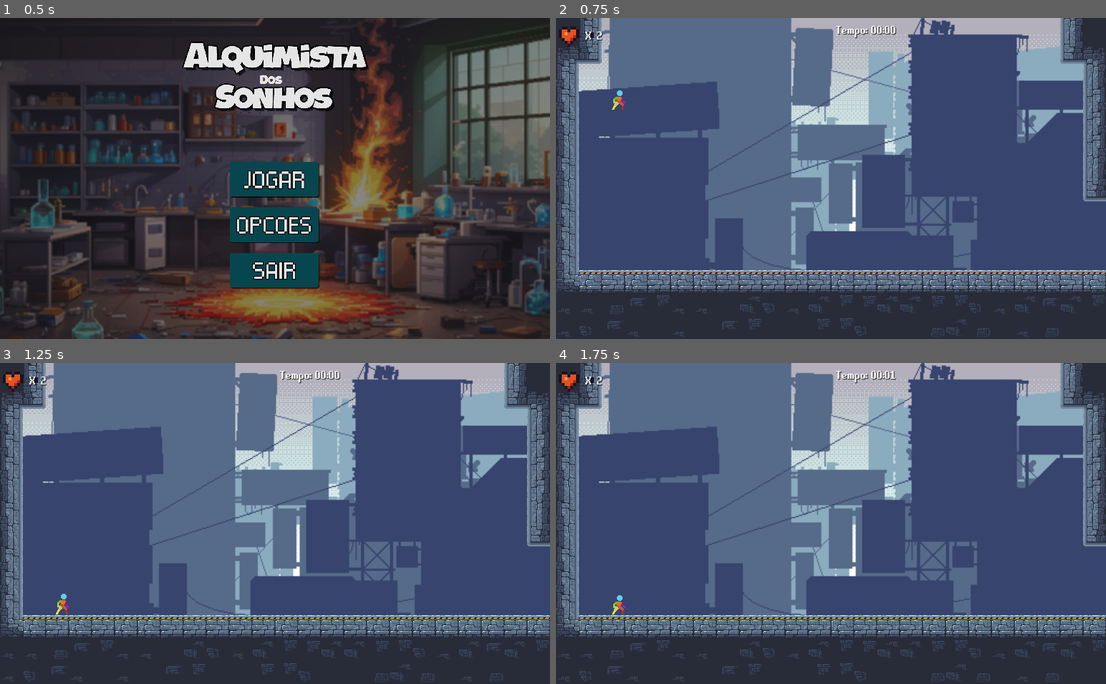
Above: before the commit, frames 1-4 (two rows, left to right).
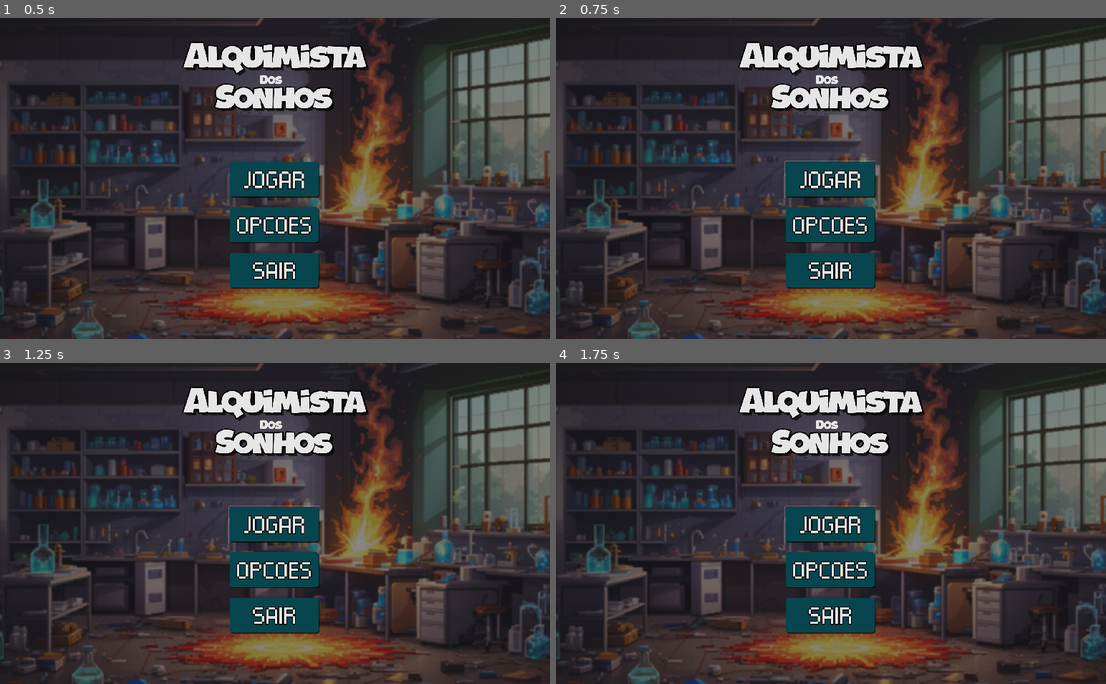
Above: after the commit, the same moments.

Repository: Eduardo-Pyment/Alquimista_dos_Sonhos-A_ultima_semente
Game: Godot game, scene res://Menus/MenuPrincipal/menu_principal.tscn
Same seed, same stepped clock (60 frames per second), same inputs: the game is played once before the commit and once after it. This scene is started directly instead of the project's main scene.
Inputs (mouse positions are in pixels of both pictures, inside the frame that each line leads up to):
- Up to frame 1 (0.5 s): no input
- Up to frame 2 (0.75 s): click (831, 178) at 0.5 s
- Up to frame 3 (1.25 s): no input
- Up to frame 4 (1.75 s): click (831, 523) at 1.27 s

Frame 1 is identical in both runs. In frame 2, 93% of the frame differs, in the area x 0-100%, y 0-100%; in frame 3, 93%; in frame 4, 93%.

Commit message:
Hierarquia de arquivos reorganizada

Diff:
--- a/Scenes/level1.tscn
+++ b/Fases/fase_1.tscn
@@ -1,29 +1,29 @@
 [gd_scene load_steps=37 format=3 uid="uid://cnheov3f87dsx"]
 
-[ext_resource type="Texture2D" uid="uid://s6sm1dwswbei" path="res://Assets/Textures/Tiles/level_tileset.png" id="1_521p8"]
-[ext_resource type="Texture2D" uid="uid://h8pmsdo7vejn" path="res://Assets/Textures/Tiles/Tileset.png" id="2_ls6pi"]
-[ext_resource type="PackedScene" uid="uid://dc2epskdddoys" path="res://Scenes/player.tscn" id="3_45bo3"]
-[ext_resource type="Script" path="res://Scripts/ParallaxBackground.gd" id="5_o41q3"]
-[ext_resource type="Texture2D" uid="uid://diawbnsbkshpp" path="res://Assets/Textures/Background/CityDay/1.png" id="6_72cee"]
-[ext_resource type="Texture2D" uid="uid://dtc8xburpks" path="res://Assets/Textures/Background/CityDay/2.png" id="7_km6va"]
-[ext_resource type="Texture2D" uid="uid://coy7tq2bvgjin" path="res://Assets/Textures/Background/CityDay/3.png" id="8_bxmqk"]
-[ext_resource type="Texture2D" uid="uid://g2lroy6n5dcd" path="res://Assets/Textures/Background/CityDay/4.png" id="9_k43ay"]
-[ext_resource type="Texture2D" uid="uid://70ed4h7eq6uj" path="res://Assets/Textures/Background/CityDay/5.png" id="10_ylrpr"]
-[ext_resource type="PackedScene" uid="uid://qykltn38fadx" path="res://Scenes/modal-game-over.tscn" id="11_xiekv"]
-[ext_resource type="Script" path="res://Scripts/FallZone.gd" id="12_3hpm8"]
-[ext_resource type="PackedScene" uid="uid://bt5gqx1a1xh4e" path="res://Scenes/Itens/hidrogenios.tscn" id="13_unura"]
-[ext_resource type="PackedScene" uid="uid://cx73sewvijfmk" path="res://Scenes/Itens/oxigenio.tscn" id="14_snl5y"]
-[ext_resource type="PackedScene" uid="uid://bk6t51v2413ci" path="res://Scenes/maquina_agua.tscn" id="15_pejlj"]
-[ext_resource type="PackedScene" uid="uid://k73i0e7vpwbf" path="res://Scenes/Ambiente/PlataformaMovel.tscn" id="16_4tjrt"]
-[ext_resource type="PackedScene" uid="uid://cd6nasnw2a8wn" path="res://dicas_caixa.tscn" id="17_t6xsv"]
-[ext_resource type="Script" path="res://Scripts/word.gd" id="18_ygq04"]
-[ext_resource type="FontFile" uid="uid://dl6hdvk5712j6" path="res://Assets/Textures/Animation/Dicas/hf-free-complete/equipment-pro-v1.1/EquipmentPro.ttf" id="19_u5f3r"]
-[ext_resource type="Texture2D" uid="uid://dbh2kpys1adoa" path="res://Assets/Textures/Animation/Hud/Mini FX, Items & UI/Mini UI/Health_Indicator_Black_Outline (8 x 8).png" id="20_0ef6r"]
-[ext_resource type="PackedScene" uid="uid://bglfag0avg81y" path="res://Scenes/Itens/hidrogenio2.tscn" id="20_sridr"]
-[ext_resource type="PackedScene" uid="uid://bpopvs3826o1e" path="res://Scenes/Morte_Void.tscn" id="21_w53vh"]
+[ext_resource type="Texture2D" uid="uid://s6sm1dwswbei" path="res://Assets/Textures/Tiles/level_tileset.png" id="1_hsi4l"]
+[ext_resource type="Texture2D" uid="uid://h8pmsdo7vejn" path="res://Assets/Textures/Tiles/Tileset.png" id="2_5fch8"]
+[ext_resource type="PackedScene" uid="uid://dc2epskdddoys" path="res://Scenes/player.tscn" id="3_3lnc8"]
+[ext_resource type="Script" path="res://Scripts/ParallaxBackground.gd" id="4_0jjo4"]
+[ext_resource type="Texture2D" uid="uid://diawbnsbkshpp" path="res://Assets/Textures/Background/CityDay/1.png" id="5_hi3b3"]
+[ext_resource type="Texture2D" uid="uid://dtc8xburpks" path="res://Assets/Textures/Background/CityDay/2.png" id="6_boq0m"]
+[ext_resource type="Texture2D" uid="uid://coy7tq2bvgjin" path="res://Assets/Textures/Background/CityDay/3.png" id="7_l8je3"]
+[ext_resource type="Texture2D" uid="uid://g2lroy6n5dcd" path="res://Assets/Textures/Background/CityDay/4.png" id="8_3304w"]
+[ext_resource type="Texture2D" uid="uid://70ed4h7eq6uj" path="res://Assets/Textures/Background/CityDay/5.png" id="9_c7d8l"]
+[ext_resource type="PackedScene" uid="uid://qykltn38fadx" path="res://Scenes/modal-game-over.tscn" id="10_x078i"]
+[ext_resource type="Script" path="res://Scripts/FallZone.gd" id="11_rwtle"]
+[ext_resource type="PackedScene" uid="uid://bk6t51v2413ci" path="res://Scenes/maquina_agua.tscn" id="12_ufsc5"]
+[ext_resource type="PackedScene" uid="uid://bt5gqx1a1xh4e" path="res://Scenes/Itens/hidrogenios.tscn" id="13_07k27"]
+[ext_resource type="PackedScene" uid="uid://bglfag0avg81y" path="res://Scenes/Itens/hidrogenio2.tscn" id="14_cgojb"]
+[ext_resource type="PackedScene" uid="uid://cx73sewvijfmk" path="res://Scenes/Itens/oxigenio.tscn" id="15_o3egu"]
+[ext_resource type="PackedScene" uid="uid://k73i0e7vpwbf" path="res://Scenes/Ambiente/PlataformaMovel.tscn" id="16_b2qrh"]
+[ext_resource type="PackedScene" uid="uid://cd6nasnw2a8wn" path="res://dicas_caixa.tscn" id="17_kuioi"]
+[ext_resource type="Script" path="res://Scripts/word.gd" id="18_2d4pr"]
+[ext_resource type="FontFile" uid="uid://dl6hdvk5712j6" path="res://Assets/Textures/Animation/Dicas/hf-free-complete/equipment-pro-v1.1/EquipmentPro.ttf" id="19_daj23"]
+[ext_resource type="Texture2D" uid="uid://dbh2kpys1adoa" path="res://Assets/Textures/Animation/Hud/Mini FX, Items & UI/Mini UI/Health_Indicator_Black_Outline (8 x 8).png" id="20_8dbqo"]
+[ext_resource type="PackedScene" uid="uid://bpopvs3826o1e" path="res://Scenes/Morte_Void.tscn" id="21_aw1ic"]
 
 [sub_resource type="TileSetAtlasSource" id="TileSetAtlasSource_lme7t"]
-texture = ExtResource("1_521p8")
+texture = ExtResource("1_hsi4l")
 texture_region_size = Vector2i(32, 32)
 0:0/0 = 0
 0:0/0/physics_layer_0/linear_velocity = Vector2(0, 0)
--- a/Fases/fase3/fase_3.tscn
+++ b/Fases/fase_3.tscn
@@ -1,19 +1,19 @@
 [gd_scene load_steps=48 format=3 uid="uid://dtleokw0ydvuo"]
 
-[ext_resource type="Texture2D" uid="uid://diawbnsbkshpp" path="res://Assets/Textures/Background/CityDay/1.png" id="1_3ur7p"]
-[ext_resource type="Texture2D" uid="uid://h8pmsdo7vejn" path="res://Assets/Textures/Tiles/Tileset.png" id="1_6uald"]
-[ext_resource type="Texture2D" uid="uid://s6sm1dwswbei" path="res://Assets/Textures/Tiles/level_tileset.png" id="2_4exuo"]
-[ext_resource type="Texture2D" uid="uid://boxg68gxu5if6" path="res://Assets/Textures/Animation/Player/PlayerAnim/Character Idle 48x48.png" id="2_coose"]
-[ext_resource type="Texture2D" uid="uid://dtc8xburpks" path="res://Assets/Textures/Background/CityDay/2.png" id="2_heorh"]
-[ext_resource type="Texture2D" uid="uid://coy7tq2bvgjin" path="res://Assets/Textures/Background/CityDay/3.png" id="3_u5wbt"]
-[ext_resource type="Texture2D" uid="uid://70ed4h7eq6uj" path="res://Assets/Textures/Background/CityDay/5.png" id="4_3jfn7"]
-[ext_resource type="PackedScene" uid="uid://k73i0e7vpwbf" path="res://Scenes/Ambiente/PlataformaMovel.tscn" id="8_we34p"]
-[ext_resource type="Texture2D" uid="uid://d2dew8hlcr6h1" path="res://Assets/Textures/Animation/Player/PlayerAnim/player jump 48x48.png" id="8_ydegp"]
-[ext_resource type="Texture2D" uid="uid://tmdg31oaxsi1" path="res://Assets/Textures/Animation/Player/PlayerAnim/player land 48x48.png" id="9_h8t84"]
-[ext_resource type="Texture2D" uid="uid://c04tee34pcmbn" path="res://Assets/Textures/Animation/Player/PlayerAnim/run cycle 48x48.png" id="10_1a1fo"]
+[ext_resource type="Texture2D" uid="uid://diawbnsbkshpp" path="res://Assets/Textures/Background/CityDay/1.png" id="1_c77ym"]
+[ext_resource type="Texture2D" uid="uid://dtc8xburpks" path="res://Assets/Textures/Background/CityDay/2.png" id="2_3gb37"]
+[ext_resource type="Texture2D" uid="uid://coy7tq2bvgjin" path="res://Assets/Textures/Background/CityDay/3.png" id="3_vneof"]
+[ext_resource type="Texture2D" uid="uid://70ed4h7eq6uj" path="res://Assets/Textures/Background/CityDay/5.png" id="4_7mumw"]
+[ext_resource type="Texture2D" uid="uid://h8pmsdo7vejn" path="res://Assets/Textures/Tiles/Tileset.png" id="5_45cis"]
+[ext_resource type="Texture2D" uid="uid://s6sm1dwswbei" path="res://Assets/Textures/Tiles/level_tileset.png" id="6_nesqn"]
+[ext_resource type="Texture2D" uid="uid://boxg68gxu5if6" path="res://Assets/Textures/Animation/Player/PlayerAnim/Character Idle 48x48.png" id="7_p3jnm"]
+[ext_resource type="Texture2D" uid="uid://d2dew8hlcr6h1" path="res://Assets/Textures/Animation/Player/PlayerAnim/player jump 48x48.png" id="8_u0kws"]
+[ext_resource type="Texture2D" uid="uid://tmdg31oaxsi1" path="res://Assets/Textures/Animation/Player/PlayerAnim/player land 48x48.png" id="9_hn8r5"]
+[ext_resource type="Texture2D" uid="uid://c04tee34pcmbn" path="res://Assets/Textures/Animation/Player/PlayerAnim/run cycle 48x48.png" id="10_ogb6y"]
+[ext_resource type="PackedScene" uid="uid://k73i0e7vpwbf" path="res://Scenes/Ambiente/PlataformaMovel.tscn" id="11_7xvgi"]
 
 [sub_resource type="TileSetAtlasSource" id="TileSetAtlasSource_yb87g"]
-texture = ExtResource("1_6uald")
+texture = ExtResource("5_45cis")
 0:0/0 = 0
 1:0/0 = 0
 2:0/0 = 0
--- a/Menus/MenuPrincipal/MenuPrincipal.gd
+++ b/Menus/MenuPrincipal/MenuPrincipal.gd
@@ -4,7 +4,7 @@
 	pass
 
 func _on_jogar_pressed():
-	get_tree().change_scene_to_file("res://Scenes/level1.tscn")
+	get_tree().change_scene_to_file("res://Scenes/fase_1.tscn")
 	MusicController.stop_music()
 
 
Not shown: 15 places in Fases/fase_1.tscn that only renumber resources
Not shown: 4 places in Fases/fase_3.tscn that only renumber resources
